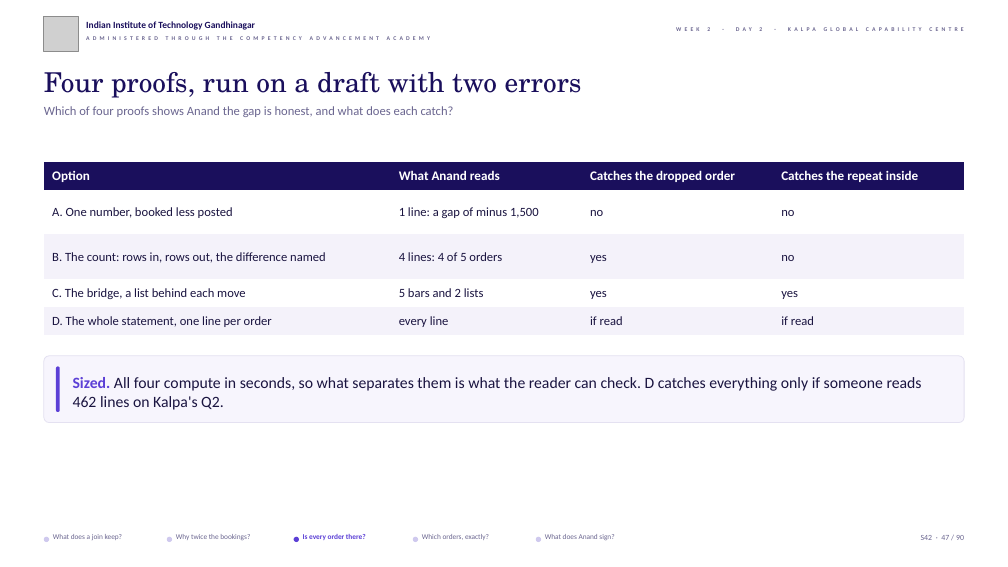
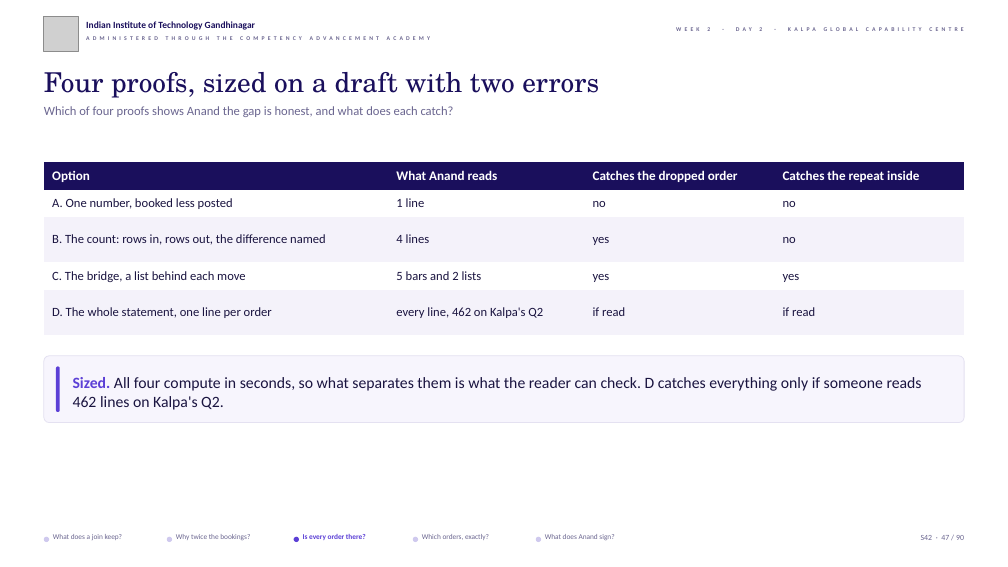
Before and after one commit to fde-academy-lab/c2-content-factory, a slide deck: slide 47 of content/W02/D2/slides/C2_W02_D02_half1_STUDENT.pptx. Drawn at 1008x567 pixels with LibreOffice and Linux fonts; fonts in the diff are those of the drawing; grey boxes stand for pictures; background and template pictures are left out. Boxes give left, top, right and bottom in pixels: in the first picture for what was removed or moved away, otherwise in the second. Text is boxed around its words. In the diff, an @@ line names an element or a change of style, - is before the commit and + after.

```diff
--- a/content/W02/D2/slides/C2_W02_D02_half1_STUDENT.pptx
+++ b/content/W02/D2/slides/C2_W02_D02_half1_STUDENT.pptx
@@ text at [44,72,599,98]: text changed @@
-Four proofs, run on a draft with two errors
+Four proofs, sized on a draft with two errors
@@ table at [44,162,963,335] @@
-row 2, column 2: 1 line: a gap of minus 1,500
+row 2, column 2: 1 line
-row 3, column 2: 4 lines: 4 of 5 orders
+row 3, column 2: 4 lines
-row 5, column 2: every line
+row 5, column 2: every line, 462 on Kalpa's Q2
```
Also in this commit, not shown: 13 other slides changed, 34 other files.
